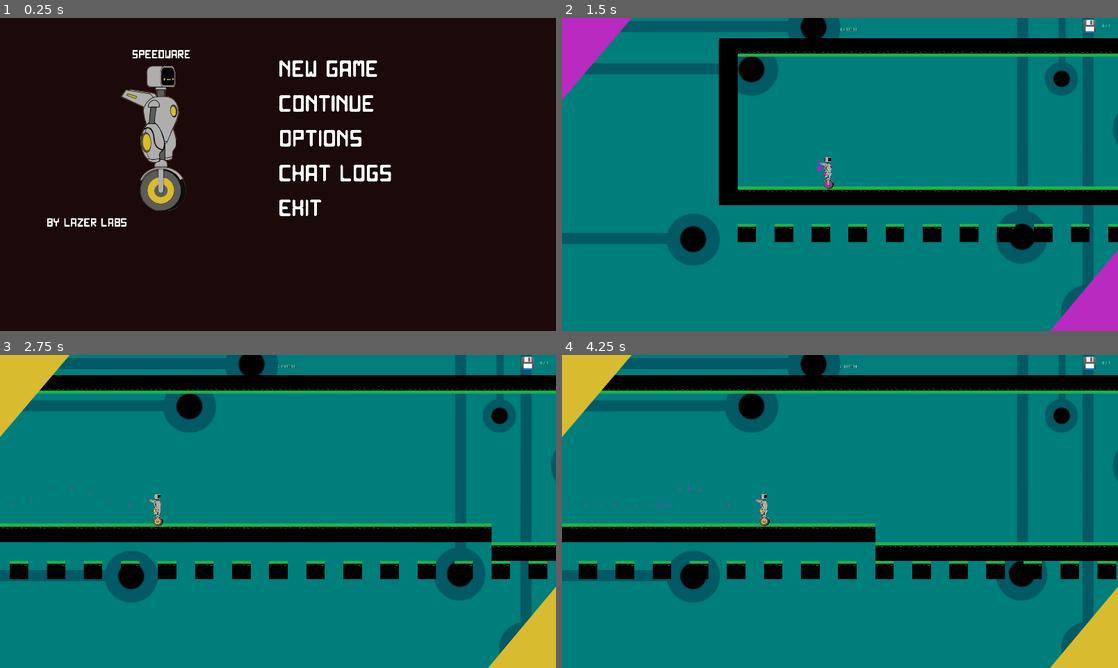
Above: before the commit, frames 1-4 (two rows, left to right).
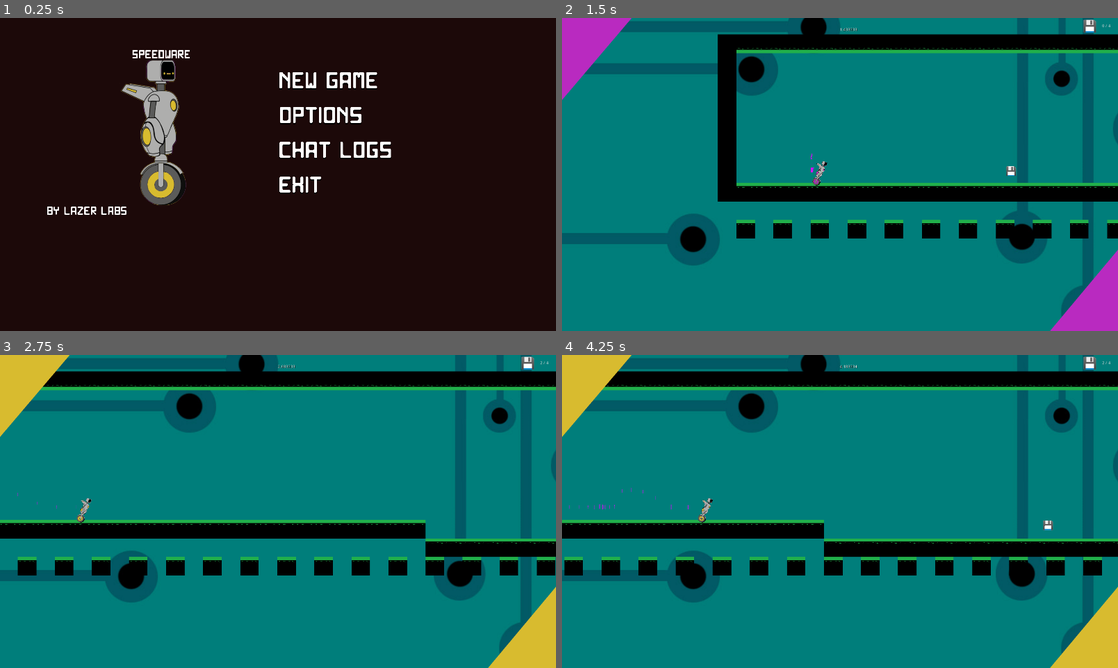
Above: after the commit, the same moments.

Repository: TheChriggu/Speedware
Game: Godot game, scene res://Menus/Startmenu/TitleScreen.tscn
The game is run twice, just before and just after one commit, with the same random seed, the same clock (stepped at 60 frames per second) and the same inputs.
Inputs (mouse positions are in pixels of both pictures, inside the frame that each line leads up to):
- Up to frame 1 (0.25 s): no input
- Up to frame 2 (1.5 s): click "new Game" at 0.5 s; tap Enter at 1.25 s; move the mouse to (962, 158) at 1.27 s; hold D (move_right) from 1.28 s (still down); right-click (962, 158) at 1.35 s
- Up to frame 3 (2.75 s): keep holding D (move_right); tap Space (jump) at 1.52, 2.27 s; move the mouse to (166, 527) at 2.02 s; right-click (166, 527) at 2.1 s
- Up to frame 4 (4.25 s): move the mouse to (895, 442) at 2.77 s; release D (move_right) at 2.78 s; hold A (move_left) 2.78-3.53 s; right-click (895, 442) at 2.85 s; move the mouse to (812, 574) at 3.52 s; hold D (move_right) from 3.53 s (still down); right-click (812, 574) at 3.6 s; tap Space (jump) at 3.77 s

The runs differ from the first frame. In frame 1, 5.8% of the frame differs, in the area x 8-71%, y 13-67%; in frame 2, 7.0%; in frame 3, 11%; in frame 4, 12%, in the area x 0-100%, y 2-72%.

Commit message:
First Dummy Sounds added
--HG--
branch : ObjectOrientiveVersion_WIP

Diff:
--- a/Camera/CamCollider.tscn
+++ b/Camera/CamCollider.tscn
@@ -2,8 +2,6 @@
 
 [ext_resource path="res://Camera/CamCollider.gd" type="Script" id=1]
 [ext_resource path="res://Camera/Crosshair.png" type="Texture" id=2]
-
-
 
 [sub_resource type="RectangleShape2D" id=1]
 
--- a/Environment/UI/Collectible.tscn
+++ b/Environment/UI/Collectible.tscn
@@ -26,6 +26,30 @@
 "update": 1,
 "values": [ false ]
 }
+tracks/1/type = "value"
+tracks/1/path = NodePath("Area2D:collision_layer")
+tracks/1/interp = 1
+tracks/1/loop_wrap = true
+tracks/1/imported = false
+tracks/1/enabled = true
+tracks/1/keys = {
+"times": PoolRealArray( 0 ),
+"transitions": PoolRealArray( 1 ),
+"update": 1,
+"values": [ 0 ]
+}
+tracks/2/type = "value"
+tracks/2/path = NodePath("Area2D:collision_mask")
+tracks/2/interp = 1
+tracks/2/loop_wrap = true
+tracks/2/imported = false
+tracks/2/enabled = true
+tracks/2/keys = {
+"times": PoolRealArray( 0 ),
+"transitions": PoolRealArray( 1 ),
+"update": 1,
+"values": [ 0 ]
+}
 
 [node name="Collectible" type="Sprite"]
 
@@ -33,7 +57,6 @@
 scale = Vector2( 0.0348979, 0.0348979 )
 texture = ExtResource( 1 )
 script = ExtResource( 2 )
-_sections_unfolded = [ "Visibility" ]
 
 [node name="Area2D" type="Area2D" parent="." index="0"]
 
@@ -42,8 +65,11 @@
 gravity = 98.0
 linear_damp = 0.1
 angular_damp = 1.0
+collision_layer = 7
+collision_mask = 7
 audio_bus_override = false
 audio_bus_name = "Master"
+_sections_unfolded = [ "Collision" ]
 
 [node name="CollisionShape2D" type="CollisionShape2D" parent="Area2D" index="0"]
 
--- a/Environment/UI/Timer.gd
+++ b/Environment/UI/Timer.gd
@@ -4,7 +4,6 @@
 
 func _process(delta):
 	CurrentTimer+= delta
-	print(CurrentTimer)
 
 func PrintCurrentTime():
 	return CurrentTimer
--- a/Menus/Startmenu/TitleScreen.tscn
+++ b/Menus/Startmenu/TitleScreen.tscn
@@ -98,7 +98,7 @@
 anchor_bottom = 0.0
 margin_top = 36.0
 margin_right = 1598.0
-margin_bottom = 576.0
+margin_bottom = 536.0
 rect_pivot_offset = Vector2( 0, 0 )
 rect_clip_content = false
 mouse_filter = 1
@@ -116,7 +116,7 @@
 anchor_right = 0.0
 anchor_bottom = 0.0
 margin_right = 797.0
-margin_bottom = 540.0
+margin_bottom = 500.0
 rect_pivot_offset = Vector2( 0, 0 )
 rect_clip_content = false
 mouse_filter = 0
@@ -133,9 +133,8 @@
 anchor_right = 0.0
 anchor_bottom = 0.0
 margin_left = 148.0
-margin_top = 20.0
 margin_right = 648.0
-margin_bottom = 520.0
+margin_bottom = 500.0
 rect_pivot_offset = Vector2( 0, 0 )
 rect_clip_content = false
 mouse_filter = 1
@@ -154,7 +153,7 @@
 anchor_bottom = 0.0
 margin_left = 801.0
 margin_right = 1598.0
-margin_bottom = 540.0
+margin_bottom = 500.0
 rect_pivot_offset = Vector2( 0, 0 )
 rect_clip_content = false
 mouse_filter = 1
@@ -168,14 +167,16 @@
 [node name="Start Game" parent="Menu/CenterRow/Buttons" index="0" instance=ExtResource( 4 )]
 
 pause_mode = 2
-margin_right = 797.0
-margin_bottom = 60.0
+margin_top = 40.0
+margin_right = 797.0
+margin_bottom = 100.0
 _sections_unfolded = [ "Pause", "Rect" ]
 scene_to_load = ExtResource( 5 )
 
 [node name="Continue" parent="Menu/CenterRow/Buttons" index="1" instance=ExtResource( 6 )]
 
 pause_mode = 2
+visible = false
 margin_top = 120.0
 margin_right = 797.0
 margin_bottom = 180.0
@@ -185,27 +186,27 @@
 [node name="Options" parent="Menu/CenterRow/Buttons" index="2" instance=ExtResource( 8 )]
 
 pause_mode = 2
-margin_top = 240.0
-margin_right = 797.0
-margin_bottom = 300.0
+margin_top = 160.0
+margin_right = 797.0
+margin_bottom = 220.0
 _sections_unfolded = [ "Pause", "Rect" ]
 scene_to_load = ExtResource( 9 )
 
 [node name="Chat_Logs" parent="Menu/CenterRow/Buttons" index="3" instance=ExtResource( 10 )]
 
 pause_mode = 2
-margin_top = 360.0
-margin_right = 797.0
-margin_bottom = 420.0
+margin_top = 280.0
+margin_right = 797.0
+margin_bottom = 340.0
 _sections_unfolded = [ "Pause", "Rect" ]
 scene_to_load = ExtResource( 11 )
 
 [node name="Exit" parent="Menu/CenterRow/Buttons" index="4" instance=ExtResource( 12 )]
 
 pause_mode = 2
-margin_top = 480.0
-margin_right = 797.0
-margin_bottom = 540.0
+margin_top = 400.0
+margin_right = 797.0
+margin_bottom = 460.0
 _sections_unfolded = [ "Pause", "Rect" ]
 
 [node name="VersionLabel" type="Label" parent="Menu" index="3"]
@@ -214,7 +215,7 @@
 anchor_top = 0.0
 anchor_right = 0.0
 anchor_bottom = 0.0
-margin_top = 580.0
+margin_top = 540.0
 margin_right = 1598.0
 margin_bottom = 861.0
 rect_pivot_offset = Vector2( 0, 0 )
--- a/Player/playerKinematic.gd
+++ b/Player/playerKinematic.gd
@@ -42,10 +42,12 @@
 		$AnimationPlayer.play("SwitchPurpleToOrange")
 		$Sprite/TrailEffect/AnimationPlayer.play("ColorSwitch_Purple_to_Yellow")
 		$Sprite/TrailEffect/AnimationPlayer.play("NumberSwitch_Number_one")
+		$ColorswitchSound.playing = true
 	else:
 		$AnimationPlayer.play("SwitchOrangeToPurple")
 		$Sprite/TrailEffect/AnimationPlayer.play("ColorSwitch_Yellow_to_Purple")
 		$Sprite/TrailEffect/AnimationPlayer.play("NumberSwitch_Number_zero")
+		$ColorswitchSound.playing = true
 
 #Jump() and jump_cut() are for the "Mario-like"-jump Height controls (MLJ=Mario-like Jump)
 func jump():
@@ -68,7 +70,7 @@
 	if Input.is_action_just_released("jump"):
 		jump_cut()
 	if Input.is_action_just_pressed("restart"):
-		get_tree().reload_current_scene
+		get_tree().reload_current_scene()
 
 	var stop = true
 
@@ -118,6 +120,8 @@
 	#Colorswitch Mechanic
 	if Input.is_action_just_pressed("switchColor"):
 			SwitchColor()
+	if Input.is_action_just_pressed("restart"):
+		get_tree().reload_current_scene()
 
 
 
--- a/Player/playerKinematic.tscn
+++ b/Player/playerKinematic.tscn
@@ -9,6 +9,7 @@
 [ext_resource path="res://Camera/AverageSpeedCalculator.gd" type="Script" id=7]
 [ext_resource path="res://Player/ColorTriangle.png" type="Texture" id=8]
 [ext_resource path="res://Environment/decoration_background_mandy.jpg" type="Texture" id=9]
+[ext_resource path="res://Sounds/DBZ Instant Transmission Sound effect.ogg" type="AudioStream" id=10]
 
 [sub_resource type="Animation" id=1]
 
@@ -202,12 +203,13 @@
 [node name="player" type="KinematicBody2D"]
 
 position = Vector2( -1.66478, 7.61046 )
+scale = Vector2( 0.8, 0.8 )
 input_pickable = false
 collision_layer = 5
 collision_mask = 5
 collision/safe_margin = 0.08
 script = ExtResource( 1 )
-_sections_unfolded = [ "Collision", "collision" ]
+_sections_unfolded = [ "Collision", "Transform", "collision" ]
 GRAVITY = 3000.0
 WALK_FORCE = 1500
 WALK_MIN_SPEED = 300
@@ -226,8 +228,10 @@
 
 editor/display_folded = true
 position = Vector2( 2.24448, -4.91766 )
+rotation = 0.436332
 scale = Vector2( 0.218893, 0.218893 )
 texture = ExtResource( 2 )
+_sections_unfolded = [ "Transform" ]
 
 [node name="TrailEffect" parent="Sprite" index="0" instance=ExtResource( 3 )]
 
@@ -295,10 +299,13 @@
 [node name="CollisionShape2D" type="CollisionShape2D" parent="." index="4"]
 
 position = Vector2( 2.62791, -6.313 )
+rotation = 0.436332
 shape = SubResource( 6 )
+_sections_unfolded = [ "Transform" ]
 
 [node name="ColorIndicator" type="CanvasLayer" parent="." index="5"]
 
+editor/display_folded = true
 layer = 99
 offset = Vector2( 0, 0 )
 rotation = 0.0
@@ -325,6 +332,7 @@
 
 [node name="ParallaxBackground" type="ParallaxBackground" parent="." index="6"]
 
+editor/display_folded = true
 layer = -1
 offset = Vector2( 0, 0 )
 rotation = 0.0
@@ -345,6 +353,7 @@
 
 [node name="Area2D" type="Area2D" parent="." index="7"]
 
+editor/display_folded = true
 input_pickable = true
 gravity_vec = Vector2( 0, 1 )
 gravity = 98.0
@@ -356,8 +365,20 @@
 [node name="CollisionShape2D" type="CollisionShape2D" parent="Area2D" index="0"]
 
 position = Vector2( 1.43764, -3.96852 )
+rotation = 0.436332
 scale = Vector2( 1, 3.10013 )
 shape = SubResource( 7 )
+_sections_unfolded = [ "Material", "Transform", "Visibility" ]
+
+[node name="ColorswitchSound" type="AudioStreamPlayer" parent="." index="8"]
+
+stream = ExtResource( 10 )
+volume_db = 0.0
+pitch_scale = 1.0
+autoplay = false
+mix_target = 0
+bus = "Character"
+_sections_unfolded = [ "Pause" ]
 
 [connection signal="newCameraOffsetH" from="." to="CameraFocalPoint" method="_on_player_newCameraOffsetH"]
 
--- /dev/null
+++ b/Scenes/Levels/Prototype_MS02_Ver01_Konstantin_S.gd
@@ -0,0 +1,9 @@
+extends Node
+
+# class member variables go here, for example:
+# var a = 2
+# var b = "textvar"
+
+func _ready():
+	$BackgroundMusic.playing = true
+	pass
--- a/Scenes/Levels/Prototype_MS02_Ver01_Konstantin_S.tscn
+++ b/Scenes/Levels/Prototype_MS02_Ver01_Konstantin_S.tscn
@@ -1,263 +1,266 @@
-[gd_scene load_steps=9 format=2]
-
-[ext_resource path="res://Datastrings/LaserPurple.tscn" type="PackedScene" id=1]
-[ext_resource path="res://Datastrings/LaserOrange.tscn" type="PackedScene" id=2]
-[ext_resource path="res://Tileset/TileSetPlaceholder.tres" type="TileSet" id=3]
-[ext_resource path="res://Player/playerKinematic.tscn" type="PackedScene" id=4]
-[ext_resource path="res://Environment/UI/Collectible.tscn" type="PackedScene" id=5]
-[ext_resource path="res://Environment/UI/Timer.tscn" type="PackedScene" id=6]
-[ext_resource path="res://Menus/PauseMenu/PauseMenu.tscn" type="PackedScene" id=7]
-[ext_resource path="res://Environment/UI/CollectiblesCollected.tscn" type="PackedScene" id=8]
+[gd_scene load_steps=11 format=2]
+
+[ext_resource path="res://Scenes/Levels/Prototype_MS02_Ver01_Konstantin_S.gd" type="Script" id=1]
+[ext_resource path="res://Datastrings/LaserPurple.tscn" type="PackedScene" id=2]
+[ext_resource path="res://Datastrings/LaserOrange.tscn" type="PackedScene" id=3]
+[ext_resource path="res://Tileset/TileSetPlaceholder.tres" type="TileSet" id=4]
+[ext_resource path="res://Player/playerKinematic.tscn" type="PackedScene" id=5]
+[ext_resource path="res://Environment/UI/Collectible.tscn" type="PackedScene" id=6]
+[ext_resource path="res://Environment/UI/Timer.tscn" type="PackedScene" id=7]
+[ext_resource path="res://Menus/PauseMenu/PauseMenu.tscn" type="PackedScene" id=8]
+[ext_resource path="res://Environment/UI/CollectiblesCollected.tscn" type="PackedScene" id=9]
+[ext_resource path="res://Sounds/Stereo Sayan 3D.ogg" type="AudioStream" id=10]
 
 [node name="World" type="Node" index="0"]
 
+script = ExtResource( 1 )
 _sections_unfolded = [ "Pause" ]
 
 [node name="Lasers" type="Node2D" parent="." index="0"]
 
 editor/display_folded = true
 
-[node name="LaserBlau" parent="Lasers" index="0" instance=ExtResource( 1 )]
+[node name="LaserBlau" parent="Lasers" index="0" instance=ExtResource( 2 )]
 
 position = Vector2( 30664.6, 681.067 )
 rotation = 1.5708
 scale = Vector2( 0.05, 1.97275 )
 
-[node name="LaserBlau2" parent="Lasers" index="1" instance=ExtResource( 1 )]
+[node name="LaserBlau2" parent="Lasers" index="1" instance=ExtResource( 2 )]
 
 position = Vector2( 32274.9, 1054.69 )
 scale = Vector2( 0.05, 2.75187 )
 
-[node name="LaserBlau12" parent="Lasers" index="2" instance=ExtResource( 1 )]
+[node name="LaserBlau12" parent="Lasers" index="2" instance=ExtResource( 2 )]
 
 position = Vector2( 33647, 1044.62 )
 scale = Vector2( 0.05, 2.75187 )
 
-[node name="LaserBlau13" parent="Lasers" index="3" instance=ExtResource( 1 )]
+[node name="LaserBlau13" parent="Lasers" index="3" instance=ExtResource( 2 )]
 
 position = Vector2( 33853.4, 1042.1 )
 scale = Vector2( 0.05, 2.75187 )
 
-[node name="LaserBlau14" parent="Lasers" index="4" instance=ExtResource( 1 )]
+[node name="LaserBlau14" parent="Lasers" index="4" instance=ExtResource( 2 )]
 
 position = Vector2( 35034.5, 1001.6 )
 scale = Vector2( 0.05, 1.83593 )
 
-[node name="LaserBlau15" parent="Lasers" index="5" instance=ExtResource( 1 )]
+[node name="LaserBlau15" parent="Lasers" index="5" instance=ExtResource( 2 )]
 
 position = Vector2( 35101.1, 970.881 )
 scale = Vector2( 0.05, 1.80641 )
 
-[node name="LaserBlau3" parent="Lasers" index="6" instance=ExtResource( 1 )]
+[node name="LaserBlau3" parent="Lasers" index="6" instance=ExtResource( 2 )]
 
 position = Vector2( 10351.5, 61.4178 )
 scale = Vector2( 0.05, 1.30603 )
 
-[node name="LaserBlau5" parent="Lasers" index="7" instance=ExtResource( 1 )]
+[node name="LaserBlau5" parent="Lasers" index="7" instance=ExtResource( 2 )]
 
 position = Vector2( 11288.8, -220.497 )
 scale = Vector2( 0.05, 1.34392 )
 
-[node name="LaserBlau4" parent="Lasers" index="8" instance=ExtResource( 1 )]
+[node name="LaserBlau4" parent="Lasers" index="8" instance=ExtResource( 2 )]
 
 position = Vector2( 11119.7, 68.374 )
 scale = Vector2( 0.05, 1.24918 )
 
-[node name="LaserBlau6" parent="Lasers" index="9" instance=ExtResource( 1 )]
+[node name="LaserBlau6" parent="Lasers" index="9" instance=ExtResource( 2 )]
 
 position = Vector2( 19178.9, 12.9887 )
 scale = Vector2( 0.05, 1.89457 )
 
-[node name="LaserBlau7" parent="Lasers" index="10" instance=ExtResource( 1 )]
+[node name="LaserBlau7" parent="Lasers" index="10" instance=ExtResource( 2 )]
 
 position = Vector2( 19621.9, 3.98874 )
 scale = Vector2( 0.05, 1.89457 )
 
-[node name="LaserBlau8" parent="Lasers" index="11" instance=ExtResource( 1 )]
+[node name="LaserBlau8" parent="Lasers" index="11" instance=ExtResource( 2 )]
 
 position = Vector2( 20335.9, -278.651 )
 scale = Vector2( 0.05, 2.79068 )
 
-[node name="LaserBlau9" parent="Lasers" index="12" instance=ExtResource( 1 )]
+[node name="LaserBlau9" parent="Lasers" index="12" instance=ExtResource( 2 )]
 
 position = Vector2( 23846.5, 389.2 )
 rotation = 1.5708
 scale = Vector2( 0.05, 3.82255 )
 
-[node name="LaserBlau10" parent="Lasers" index="13" instance=ExtResource( 1 )]
+[node name="LaserBlau10" parent="Lasers" index="13" instance=ExtResource( 2 )]
 
 position = Vector2( 25696.6, 325.262 )
 rotation = 1.5708
 scale = Vector2( 0.05, 3.82255 )
 
-[node name="LaserBlau11" parent="Lasers" index="14" instance=ExtResource( 1 )]
+[node name="LaserBlau11" parent="Lasers" index="14" instance=ExtResource( 2 )]
 
 position = Vector2( 27550.8, 73.5932 )
 rotation = 1.5708
 scale = Vector2( 0.05, 3.82255 )
 
-[node name="LaserRot" parent="Lasers" index="15" instance=ExtResource( 2 )]
+[node name="LaserRot" parent="Lasers" index="15" instance=ExtResource( 3 )]
 
 position = Vector2( 29993.7, -96.1509 )
 scale = Vector2( 0.005, 0.566892 )
 _sections_unfolded = [ "Region", "Transform", "Visibility" ]
 
-[node name="LaserRot2" parent="Lasers" index="16" instance=ExtResource( 2 )]
+[node name="LaserRot2" parent="Lasers" index="16" instance=ExtResource( 3 )]
 
 position = Vector2( 33283.3, 1059.55 )
 scale = Vector2( 0.005, 0.320003 )
 _sections_unfolded = [ "Region", "Transform", "Visibility" ]
 
-[node name="LaserRot25" parent="Lasers" index="17" instance=ExtResource( 2 )]
+[node name="LaserRot25" parent="Lasers" index="17" instance=ExtResource( 3 )]
 
 position = Vector2( 34260.1, 1082.21 )
 scale = Vector2( 0.005, 0.320003 )
 _sections_unfolded = [ "Region", "Transform", "Visibility" ]
 
-[node name="LaserRot26" parent="Lasers" index="18" instance=ExtResource( 2 )]
+[node name="LaserRot26" parent="Lasers" index="18" instance=ExtResource( 3 )]
 
 position = Vector2( 35356.8, 1001.27 )
 scale = Vector2( 0.005, 0.220079 )
 _sections_unfolded = [ "Region", "Transform", "Visibility" ]
 
-[node name="LaserRot27" parent="Lasers" index="19" instance=ExtResource( 2 )]
+[node name="LaserRot27" parent="Lasers" index="19" instance=ExtResource( 3 )]
 
 position = Vector2( 35289.4, 967.307 )
 scale = Vector2( 0.005, 0.21962 )
 _sections_unfolded = [ "Region", "Transform", "Visibility" ]
 
-[node name="LaserRot3" parent="Lasers" index="20" instance=ExtResource( 2 )]
+[node name="LaserRot3" parent="Lasers" index="20" instance=ExtResource( 3 )]
 
 position = Vector2( 10731, 64.1695 )
 scale = Vector2( 0.005, 0.156323 )
 _sections_unfolded = [ "Region", "Transform", "Visibility" ]
 
-[node name="LaserRot5" parent="Lasers" index="21" instance=ExtResource( 2 )]
+[node name="LaserRot5" parent="Lasers" index="21" instance=ExtResource( 3 )]
 
 position = Vector2( 10731, -219.673 )
 scale = Vector2( 0.005, 0.17009 )
 _sections_unfolded = [ "Region", "Transform", "Visibility" ]
 
-[node name="LaserRot4" parent="Lasers" index="22" instance=ExtResource( 2 )]
+[node name="LaserRot4" parent="Lasers" index="22" instance=ExtResource( 3 )]
 
 position = Vector2( 11498, 76.3775 )
 scale = Vector2( 0.005, 0.14698 )
 _sections_unfolded = [ "Region", "Transform", "Visibility" ]
 
-[node name="LaserRot6" parent="Lasers" index="23" instance=ExtResource( 2 )]
+[node name="LaserRot6" parent="Lasers" index="23" instance=ExtResource( 3 )]
 
 position = Vector2( 13548.7, 41.4584 )
 scale = Vector2( 0.005, 0.175976 )
 _sections_unfolded = [ "Region", "Transform", "Visibility" ]
 
-[node name="LaserRot7" parent="Lasers" index="24" instance=ExtResource( 2 )]
+[node name="LaserRot7" parent="Lasers" index="24" instance=ExtResource( 3 )]
 
 position = Vector2( 14182.3, 16.4653 )
 scale = Vector2( 0.005, 0.221919 )
 _sections_unfolded = [ "Region", "Transform", "Visibility" ]
 
-[node name="LaserRot8" parent="Lasers" index="25" instance=ExtResource( 2 )]
+[node name="LaserRot8" parent="Lasers" index="25" instance=ExtResource( 3 )]
 
 position = Vector2( 16109.9, -75.6151 )
 scale = Vector2( 0.005, 0.221919 )
 _sections_unfolded = [ "Region", "Transform", "Visibility" ]
 
-[node name="LaserRot9" parent="Lasers" index="26" instance=ExtResource( 2 )]
+[node name="LaserRot9" parent="Lasers" index="26" instance=ExtResource( 3 )]
 
 position = Vector2( 16938.6, -79.2983 )
 scale = Vector2( 0.005, 0.221919 )
 _sections_unfolded = [ "Region", "Transform", "Visibility" ]
 
-[node name="LaserRot10" parent="Lasers" index="27" instance=ExtResource( 2 )]
+[node name="LaserRot10" parent="Lasers" index="27" instance=ExtResource( 3 )]
 
 position = Vector2( 17712.6, -59.6048 )
 scale = Vector2( 0.005, 0.221919 )
 _sections_unfolded = [ "Region", "Transform", "Visibility" ]
 
-[node name="LaserRot11" parent="Lasers" index="28" instance=ExtResource( 2 )]
+[node name="LaserRot11" parent="Lasers" index="28" instance=ExtResource( 3 )]
 
 position = Vector2( 18735.1, -20.9509 )
 scale = Vector2( 0.005, 0.221919 )
 _sections_unfolded = [ "Region", "Transform", "Visibility" ]
 
-[node name="LaserRot13" parent="Lasers" index="29" instance=ExtResource( 2 )]
+[node name="LaserRot13" parent="Lasers" index="29" instance=ExtResource( 3 )]
 
 position = Vector2( 21100.1, -312.131 )
 scale = Vector2( 0.005, 0.29211 )
 _sections_unfolded = [ "Region", "Transform", "Visibility" ]
 
-[node name="LaserRot14" parent="Lasers" index="30" instance=ExtResource( 2 )]
+[node name="LaserRot14" parent="Lasers" index="30" instance=ExtResource( 3 )]
 
 position = Vector2( 29514.6, 364.192 )
 rotation = 1.5708
 scale = Vector2( 0.005, 0.490669 )
 _sections_unfolded = [ "Region", "Transform", "Visibility" ]
 
-[node name="LaserRot15" parent="Lasers" index="31" instance=ExtResource( 2 )]
+[node name="LaserRot15" parent="Lasers" index="31" instance=ExtResource( 3 )]
 
 position = Vector2( 22648, -194.339 )
 scale = Vector2( 0.005, 0.446294 )
 _sections_unfolded = [ "Region", "Transform", "Visibility" ]
 
-[node name="LaserRot16" parent="Lasers" index="32" instance=ExtResource( 2 )]
+[node name="LaserRot16" parent="Lasers" index="32" instance=ExtResource( 3 )]
 
 position = Vector2( 27958.7, -123.351 )
 scale = Vector2( 0.005, 0.221919 )
 _sections_unfolded = [ "Region", "Transform", "Visibility" ]
 
-[node name="LaserRot21" parent="Lasers" index="33" instance=ExtResource( 2 )]
+[node name="LaserRot21" parent="Lasers" index="33" instance=ExtResource( 3 )]
 
 position = Vector2( 28047.1, -190.475 )
 scale = Vector2( 0.005, 0.221919 )
 _sections_unfolded = [ "Region", "Transform", "Visibility" ]
 
-[node name="LaserRot22" parent="Lasers" index="34" instance=ExtResource( 2 )]
+[node name="LaserRot22" parent="Lasers" index="34" instance=ExtResource( 3 )]
 
 position = Vector2( 28162.7, -250.077 )
 scale = Vector2( 0.005, 0.221919 )
 _sections_unfolded = [ "Region", "Transform", "Visibility" ]
 
-[node name="LaserRot23" parent="Lasers" index="35" instance=ExtResource( 2 )]
+[node name="LaserRot23" parent="Lasers" index="35" instance=ExtResource( 3 )]
 
 position = Vector2( 28280.2, -187.909 )
 scale = Vector2( 0.005, 0.221919 )
 _sections_unfolded = [ "Region", "Transform", "Visibility" ]
 
-[node name="LaserRot24" parent="Lasers" index="36" instance=ExtResource( 2 )]
+[node name="LaserRot24" parent="Lasers" index="36" instance=ExtResource( 3 )]
 
 position = Vector2( 28388.4, -110.988 )
 scale = Vector2( 0.005, 0.221919 )
 _sections_unfolded = [ "Region", "Transform", "Visibility" ]
 
-[node name="LaserRot12" parent="Lasers" index="37" instance=ExtResource( 2 )]
+[node name="LaserRot12" parent="Lasers" index="37" instance=ExtResource( 3 )]
 
 position = Vector2( 20717.1, -14.2701 )
 rotation = 1.5708
 scale = Vector2( 0.005, 0.457236 )
 _sections_unfolded = [ "Region", "Transform", "Visibility" ]
 
-[node name="LaserRot17" parent="Lasers" index="38" instance=ExtResource( 2 )]
+[node name="LaserRot17" parent="Lasers" index="38" instance=ExtResource( 3 )]
 
 position = Vector2( 21835.6, 199.58 )
 rotation = 1.5708
 scale = Vector2( 0.005, 0.912222 )
 _sections_unfolded = [ "Region", "Transform", "Visibility" ]
 
-[node name="LaserRot18" parent="Lasers" index="39" instance=ExtResource( 2 )]
+[node name="LaserRot18" parent="Lasers" index="39" instance=ExtResource( 3 )]
 
 position = Vector2( 23077.6, 392.583 )
 rotation = 1.5708
 scale = Vector2( 0.005, 0.457236 )
 _sections_unfolded = [ "Region", "Transform", "Visibility" ]
 
-[node name="LaserRot19" parent="Lasers" index="40" instance=ExtResource( 2 )]
+[node name="LaserRot19" parent="Lasers" index="40" instance=ExtResource( 3 )]
 
 position = Vector2( 24801.1, 391.256 )
 rotation = 1.5708
 scale = Vector2( 0.005, 0.457236 )
 _sections_unfolded = [ "Region", "Transform", "Visibility" ]
 
-[node name="LaserRot20" parent="Lasers" index="41" instance=ExtResource( 2 )]
+[node name="LaserRot20" parent="Lasers" index="41" instance=ExtResource( 3 )]
 
 position = Vector2( 26595.5, 200.804 )
 rotation = 1.5708
@@ -286,15 +289,30 @@
 tile_data = PoolIntArray( -655175, 1610612746, 0, -655174, 1610612736, 0, -655173, 1610612736, 0, -655172, 1610612736,  …(33659 unchanged characters)…
 _sections_unfolded = [ "Transform" ]
 
-[node name="player" parent="." index="2" instance=ExtResource( 4 )]
-
-position = Vector2( 96.7024, 32.6047 )
-
-[node name="Collectible" parent="." index="3" instance=ExtResource( 5 )]
+[node name="player" parent="." index="2" instance=ExtResource( 5 )]
+
+position = Vector2( 72.1542, 20.63 )
+MAX_CAM_DISTANCE_H = 1100
+MAX_CAM_SPEED_H = 10
+MAX_CAM_SPEED_V = 10
+
+[node name="Collectible" parent="." index="3" instance=ExtResource( 6 )]
 
 position = Vector2( 10458.2, 66.7131 )
 
-[node name="UI" type="CanvasLayer" parent="." index="4"]
+[node name="Collectible2" parent="." index="4" instance=ExtResource( 6 )]
+
+position = Vector2( 3151.68, 119.492 )
+
+[node name="Collectible3" parent="." index="5" instance=ExtResource( 6 )]
+
+position = Vector2( 1159.44, 50.6639 )
+
+[node name="Collectible4" parent="." index="6" instance=ExtResource( 6 )]
+
+position = Vector2( 766.321, 60.9642 )
+
+[node name="UI" type="CanvasLayer" parent="." index="7"]
 
 pause_mode = 2
 layer = 1
@@ -304,13 +322,24 @@
 transform = Transform2D( 1, 0, 0, 1, 0, 0 )
 _sections_unfolded = [ "Pause" ]
 
-[node name="Timer" parent="UI" index="0" instance=ExtResource( 6 )]
+[node name="Timer" parent="UI" index="0" instance=ExtResource( 7 )]
 
 pause_mode = 1
 _sections_unfolded = [ "Pause" ]
 
-[node name="PauseMenu" parent="UI" index="1" instance=ExtResource( 7 )]
-
-[node name="CollectiblesCollected" parent="UI" index="2" instance=ExtResource( 8 )]
-
-CollectiblesInThisLevel = 1
+[node name="PauseMenu" parent="UI" index="1" instance=ExtResource( 8 )]
+
+[node name="CollectiblesCollected" parent="UI" index="2" instance=ExtResource( 9 )]
+
+CollectiblesInThisLevel = 4
+
+[node name="BackgroundMusic" type="AudioStreamPlayer" parent="." index="8"]
+
+pause_mode = 1
+stream = ExtResource( 10 )
+volume_db = 0.0
+pitch_scale = 1.0
+autoplay = false
+mix_target = 0
+bus = "Music"
+_sections_unfolded = [ "Pause" ]
--- /dev/null
+++ b/Sounds/default_bus_layout.tres
@@ -0,0 +1,22 @@
+[gd_resource type="AudioBusLayout" format=2]
+
+[resource]
+
+bus/0/name = "Master"
+bus/0/solo = false
+bus/0/mute = false
+bus/0/bypass_fx = false
+bus/0/volume_db = 0.0
+bus/0/send = ""
+bus/1/name = "Music"
+bus/1/solo = false
+bus/1/mute = false
+bus/1/bypass_fx = false
+bus/1/volume_db = 0.0
+bus/1/send = "Master"
+bus/2/name = "Character"
+bus/2/solo = false
+bus/2/mute = false
+bus/2/bypass_fx = false
+bus/2/volume_db = 0.0
+bus/2/send = "Master"
--- /dev/null
+++ b/default_bus_layout.tres
@@ -0,0 +1,29 @@
+[gd_resource type="AudioBusLayout" load_steps=2 format=2]
+
+[sub_resource type="AudioEffectAmplify" id=1]
+
+resource_name = "Amplify"
+volume_db = 0.0
+
+[resource]
+
+bus/0/name = "Master"
+bus/0/solo = false
+bus/0/mute = false
+bus/0/bypass_fx = false
+bus/0/volume_db = -5.7
+bus/0/send = ""
+bus/1/name = "Music"
+bus/1/solo = false
+bus/1/mute = false
+bus/1/bypass_fx = false
+bus/1/volume_db = -13.2
+bus/1/send = "Master"
+bus/1/effect/0/effect = SubResource( 1 )
+bus/1/effect/0/enabled = true
+bus/2/name = "Character"
+bus/2/solo = false
+bus/2/mute = false
+bus/2/bypass_fx = false
+bus/2/volume_db = -14.1
+bus/2/send = "Master"
Not shown: 1 places in Player/playerKinematic.tscn that only renumber resources
Not shown: 1 places in Scenes/Levels/Prototype_MS02_Ver01_Konstantin_S.tscn that only renumber resources
Not shown, added: Sounds/DBZ Instant Transmission Sound effect.ogg.import
Not shown, added: Sounds/Stereo Sayan 3D.ogg.import
Not shown, added: Sounds/DBZ Instant Transmission Sound effect.ogg
Not shown, added: Sounds/Stereo Sayan 3D.ogg
